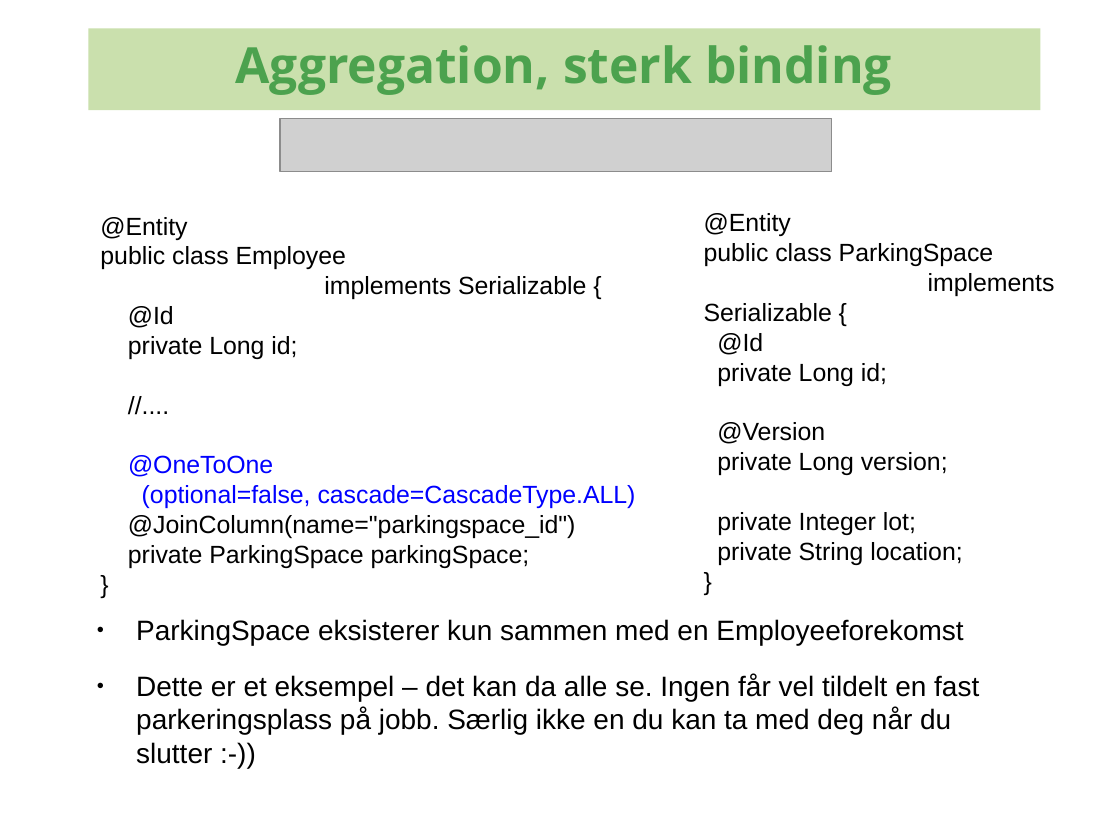
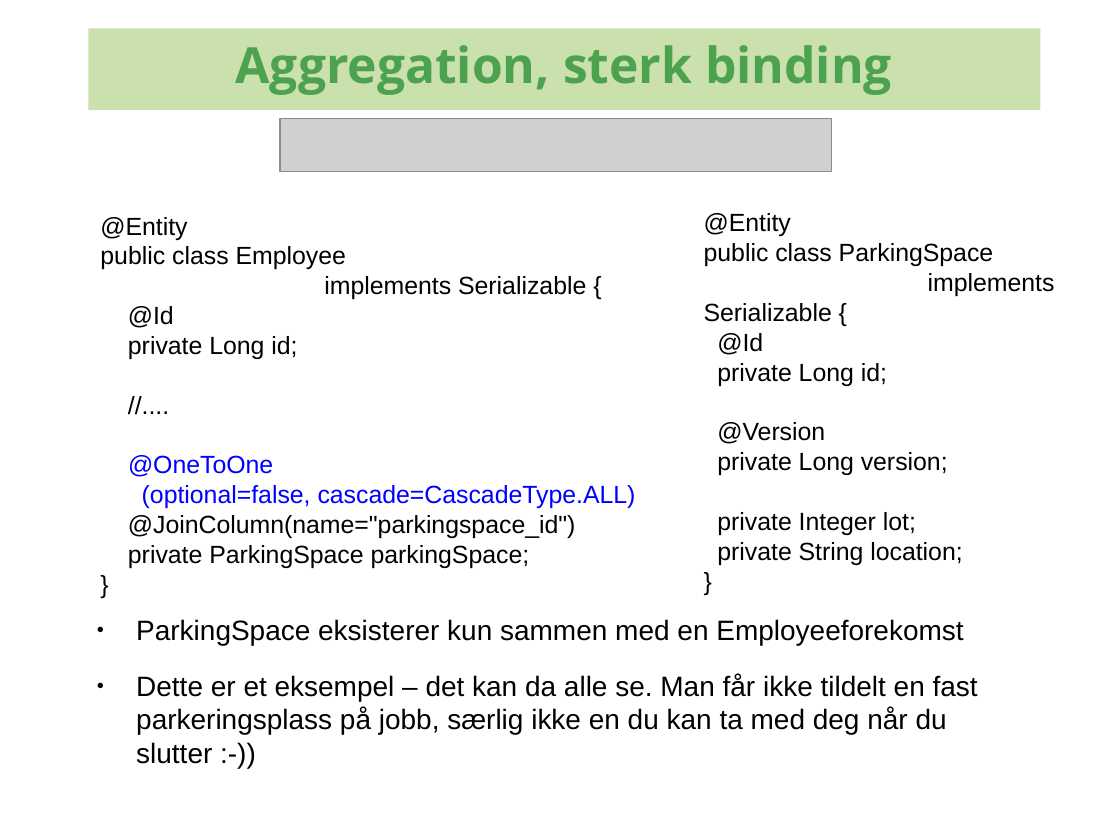
Before and after one commit to kenglxn/seam-maven-refimpl, a slide deck: slide 60 of sandbox/loo/jpa-continued/jpa-continued.odp (slide 56 before the commit). Drawn at 1120x840 pixels with LibreOffice and Linux fonts; fonts in the diff are those of the drawing; grey boxes stand for pictures; background and template pictures are left out. Boxes give left, top, right and bottom in pixels: in the first picture for what was removed or moved away, otherwise in the second. Text is boxed around its words. In the diff, an @@ line names an element or a change of style, - is before the commit and + after.

Commit message:
stuff for jpa talk

```diff
--- a/sandbox/loo/jpa-continued/jpa-continued.odp
+++ b/sandbox/loo/jpa-continued/jpa-continued.odp
@@ text at [136, 674, 978, 764]: text changed @@
-● Dette er et eksempel – det kan da alle se. Ingen får vel tildelt en fast parkeringsplass på jobb. Særlig ikke en du kan ta med deg når du slutter :-))
+● Dette er et eksempel – det kan da alle se. Man får ikke tildelt en fast parkeringsplass på jobb, særlig ikke en du kan ta med deg når du slutter :-))
```
Also in this commit, not shown: 11 other slides changed, 4 slides added.
